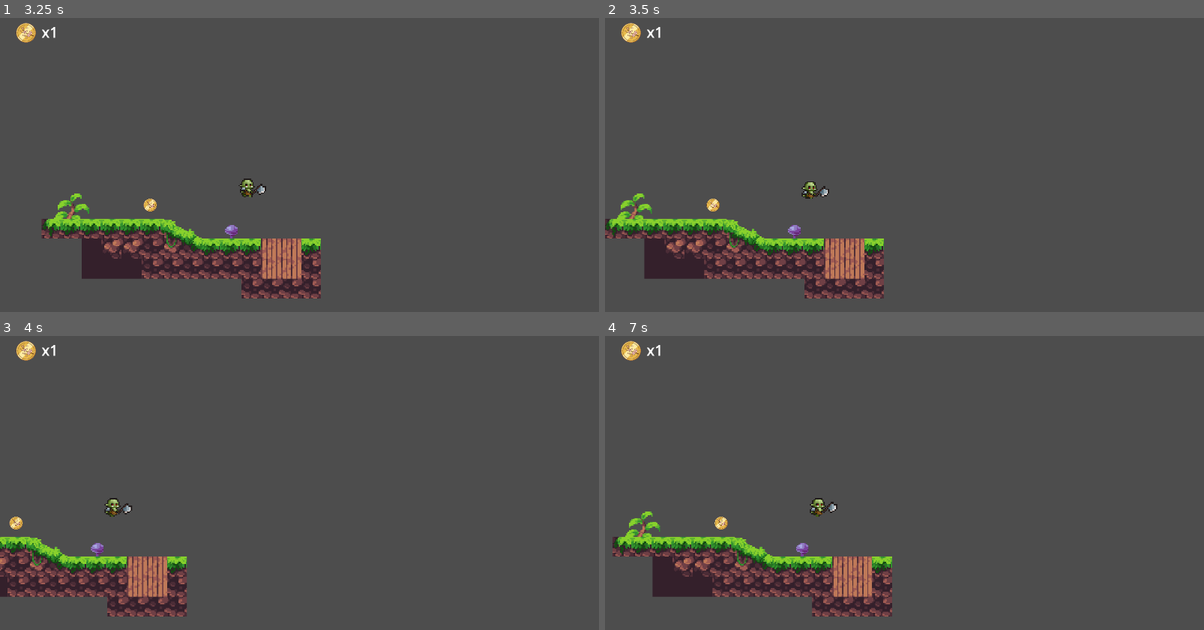
Above: before the commit, frames 1-4 (two rows, left to right).
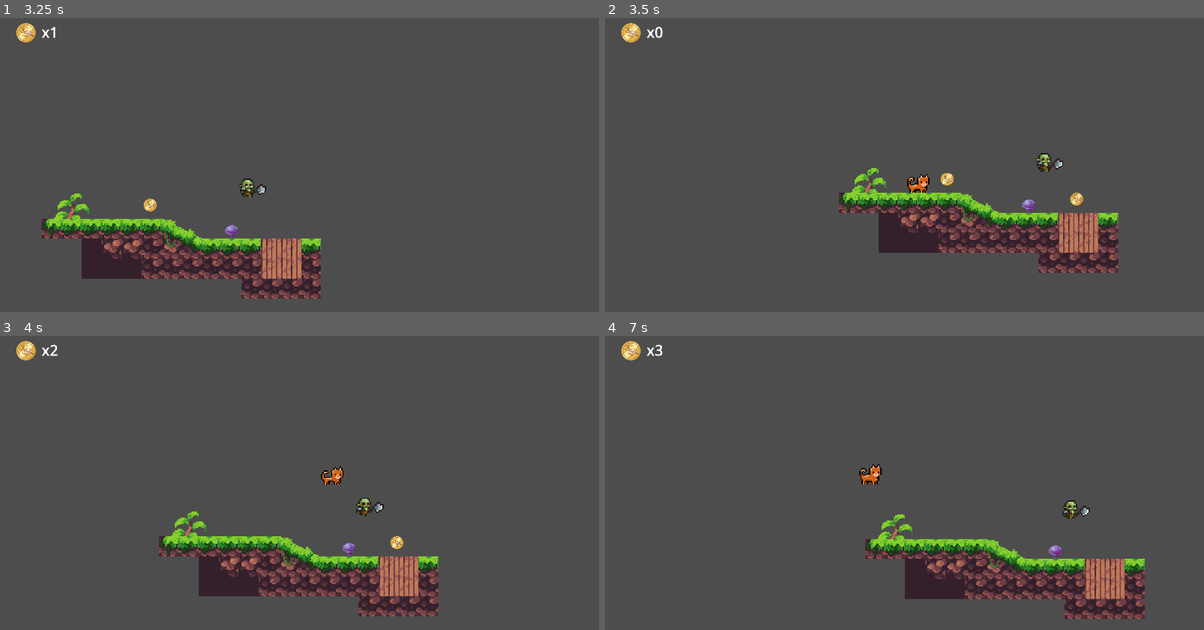
Above: after the commit, the same moments.

Repository: ionutincau/cats
Game: Godot game, scene res://scenes/game.tscn
Same seed, same stepped clock (60 frames per second), same inputs: the game is played once before the commit and once after it.
Inputs:
- Up to frame 1 (3.25 s): tap Enter (ui_accept) at 0.5, 0.77, 1.52, 3.02 s; hold Right (ui_right) 0.53-2.03 s; hold Left (ui_left) 2.03-2.78 s; hold Right (ui_right) from 2.78 s (still down)
- Up to frame 2 (3.5 s): keep holding Right (ui_right)
- Up to frame 3 (4 s): keep holding Right (ui_right); tap Enter (ui_accept) at 3.77 s
- Up to frame 4 (7 s): release Right (ui_right) at 4.28 s; hold Left (ui_left) 4.28-5.03 s; tap Enter (ui_accept) at 4.52, 6.02, 6.77 s; hold Right (ui_right) 5.03-5.78 s; hold Left (ui_left) from 5.78 s (still down)

Frame 1 is identical in both runs. In frame 2, 17% of the frame differs, in the area x 0-86%, y 2-96%; in frame 3, 15%; in frame 4, 17%.

Commit message:
add killzone

Diff:
--- a/scenes/game.tscn
+++ b/scenes/game.tscn
@@ -6,6 +6,7 @@
 [ext_resource type="PackedScene" uid="uid://dljf6illtqv77" path="res://scenes/coin.tscn" id="3_lnu2h"]
 [ext_resource type="PackedScene" uid="uid://cgklrxx6ch7dj" path="res://scenes/ui.tscn" id="5_iywne"]
 [ext_resource type="PackedScene" uid="uid://bk63n57jh7v1b" path="res://scenes/enemy.tscn" id="6_p57ef"]
+[ext_resource type="PackedScene" uid="uid://cyqqhb56vr6sy" path="res://scenes/killzone.tscn" id="7_u5sy4"]
 
 [sub_resource type="TileSetAtlasSource" id="TileSetAtlasSource_lnu2h"]
 texture = ExtResource("2_yqjtg")
@@ -591,6 +592,8 @@
 physics_layer_0/collision_layer = 1
 sources/0 = SubResource("TileSetAtlasSource_lnu2h")
 
+[sub_resource type="WorldBoundaryShape2D" id="WorldBoundaryShape2D_gee14"]
+
 [node name="Game" type="Node2D"]
 
 [node name="GameManager" parent="." instance=ExtResource("1_lbhrr")]
@@ -623,3 +626,9 @@
 
 [node name="Node2D" parent="." instance=ExtResource("6_p57ef")]
 position = Vector2(116, -23)
+
+[node name="Killzone" parent="." instance=ExtResource("7_u5sy4")]
+position = Vector2(0, 104)
+
+[node name="CollisionShape2D" type="CollisionShape2D" parent="Killzone"]
+shape = SubResource("WorldBoundaryShape2D_gee14")
--- /dev/null
+++ b/scenes/killzone.tscn
@@ -0,0 +1,17 @@
+[gd_scene load_steps=3 format=3 uid="uid://cyqqhb56vr6sy"]
+
+[ext_resource type="Script" uid="uid://ck8g8ftoumybh" path="res://scripts/killzone.gd" id="1_xlapc"]
+[ext_resource type="AudioStream" uid="uid://bxwjm58r5k0tk" path="res://assets/sounds/game-over.mp3" id="2_kl8fp"]
+
+[node name="Killzone" type="Area2D"]
+collision_mask = 2
+script = ExtResource("1_xlapc")
+
+[node name="Timer" type="Timer" parent="."]
+one_shot = true
+
+[node name="GameOverSound" type="AudioStreamPlayer2D" parent="."]
+stream = ExtResource("2_kl8fp")
+
+[connection signal="body_entered" from="." to="." method="_on_body_entered"]
+[connection signal="timeout" from="Timer" to="." method="_on_timer_timeout"]
--- /dev/null
+++ b/scripts/killzone.gd
@@ -0,0 +1,11 @@
+extends Area2D
+
+@onready var timer: Timer = $Timer
+@onready var game_over_sound: AudioStreamPlayer2D = $GameOverSound
+
+func _on_body_entered(_body: Node2D) -> void:
+	timer.start()
+	game_over_sound.play()
+
+func _on_timer_timeout() -> void:
+	get_tree().reload_current_scene()
Not shown, added: assets/sounds/game-over.mp3.import
Not shown: 1 places in scenes/game.tscn that only renumber resources
Not shown, added: scripts/killzone.gd.uid
Not shown, added: assets/sounds/game-over.mp3
